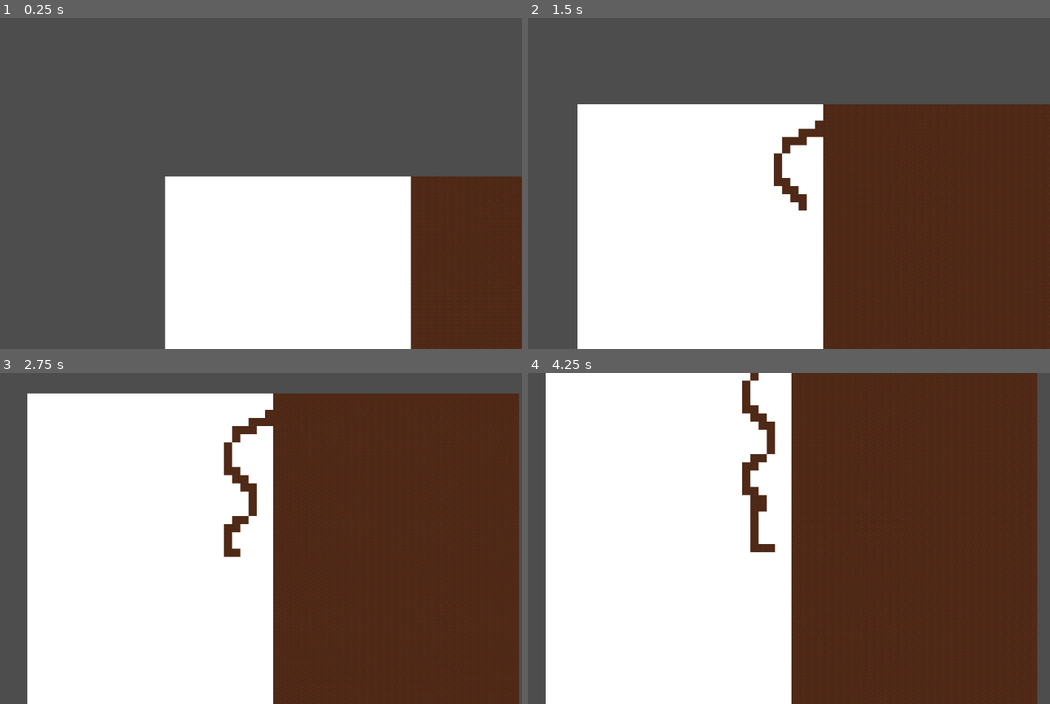
Above: before the commit, frames 1-4 (two rows, left to right).
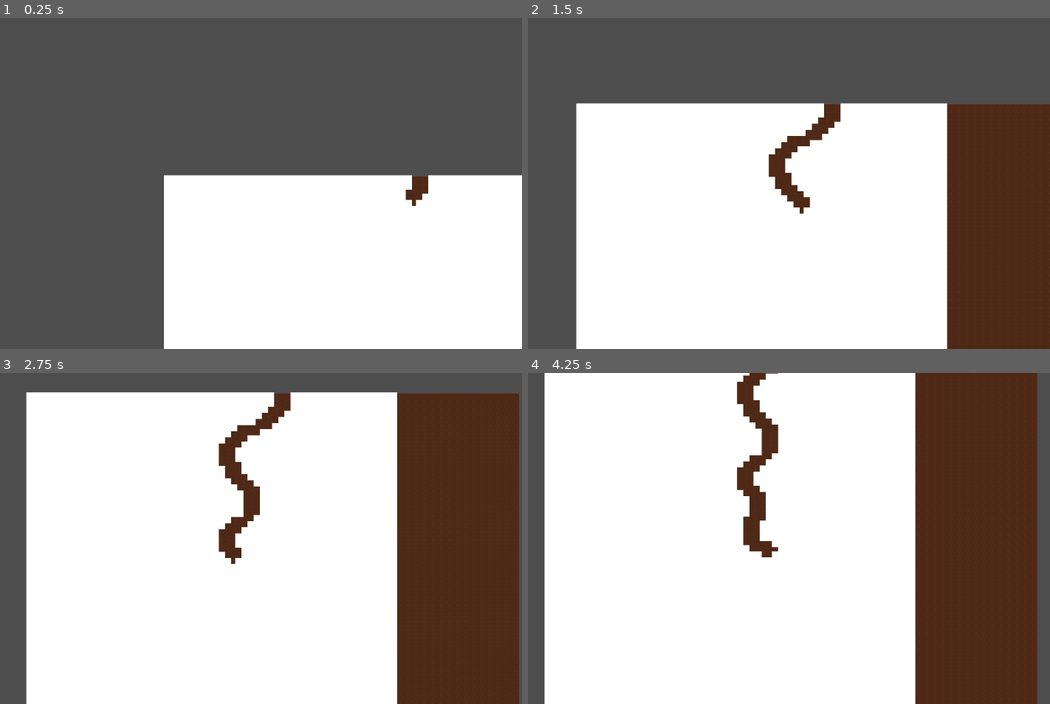
Above: after the commit, the same moments.

Repository: F1ejm/Bratislava_GameJam
Game: Godot game, scene res://Main/Main.tscn
The game is run twice, just before and just after one commit, with the same random seed, the same clock (stepped at 60 frames per second) and the same inputs.
Inputs (mouse positions are in pixels of both pictures, inside the frame that each line leads up to):
- Up to frame 1 (0.25 s): no input
- Up to frame 2 (1.5 s): move the mouse to (882, 166) at 0.52 s; move the mouse to (637, 200) at 1.27 s
- Up to frame 3 (2.75 s): move the mouse to (287, 465) at 2.02 s
- Up to frame 4 (4.25 s): move the mouse to (726, 604) at 2.77 s; move the mouse to (929, 588) at 3.52 s

The runs differ from the first frame. In frame 1, 11% of the frame differs, in the area x 31-100%, y 47-100%; in frame 2, 18%; in frame 3, 23%; in frame 4, 25%, in the area x 3-75%, y 0-100%.

Commit message:
dig it up

Diff:
--- a/background/Trails/Trail.gd
+++ b/background/Trails/Trail.gd
@@ -6,7 +6,7 @@
 @export var player : CharacterBody2D
 
 var hight:=  60
-var width:= 30
+var width:= 60
 
 func _process(delta: float) -> void:
 	for h in hight:
@@ -15,10 +15,24 @@
 
 
 
+
 	var clicked_cell = tile.local_to_map(player.position)
+
+	var tile_p = tile.get_neighbor_cell(clicked_cell,TileSet.CELL_NEIGHBOR_RIGHT_SIDE)
+	var tile_l = tile.get_neighbor_cell(clicked_cell,TileSet.CELL_NEIGHBOR_LEFT_SIDE)
+	var tile_d = tile.get_neighbor_cell(clicked_cell,TileSet.CELL_NEIGHBOR_BOTTOM_SIDE)
 	#print(clicked_cell)
+
+	var tile_ll = tile.get_neighbor_cell(tile_l,TileSet.CELL_NEIGHBOR_TOP_LEFT_CORNER)
+
 	tile.erase_cell(0,clicked_cell)
+	tile.erase_cell(0,tile_d)
+	tile.erase_cell(0,tile_l)
+	tile.erase_cell(0,tile_p)
 	var data = tile.get_cell_tile_data(0, clicked_cell)
+
+
+
 
 
 	#if data:
--- a/background/Trails/Trail.tscn
+++ b/background/Trails/Trail.tscn
@@ -15,6 +15,7 @@
 3:1/0 = 0
 
 [sub_resource type="TileSet" id="TileSet_w8d6i"]
+tile_size = Vector2i(12, 12)
 custom_data_layer_0/name = "Marek"
 custom_data_layer_0/type = 2
 sources/2 = SubResource("TileSetAtlasSource_cwp5f")
@@ -22,6 +23,5 @@
 [node name="Trail" type="TileMap" unique_id=368303599 node_paths=PackedStringArray("tile")]
 tile_set = SubResource("TileSet_w8d6i")
 format = 2
-layer_0/tile_data = PackedInt32Array(393215, 0, 0, 327680, 0, 0, 393216, 0, 0, 458751, 0, 0, 327682, 131072, 0, 393218, 131072, 0, 393219, 131072, 0, 327683, 131072, 0)
 script = ExtResource("1_fy6wo")
 tile = NodePath(".")
